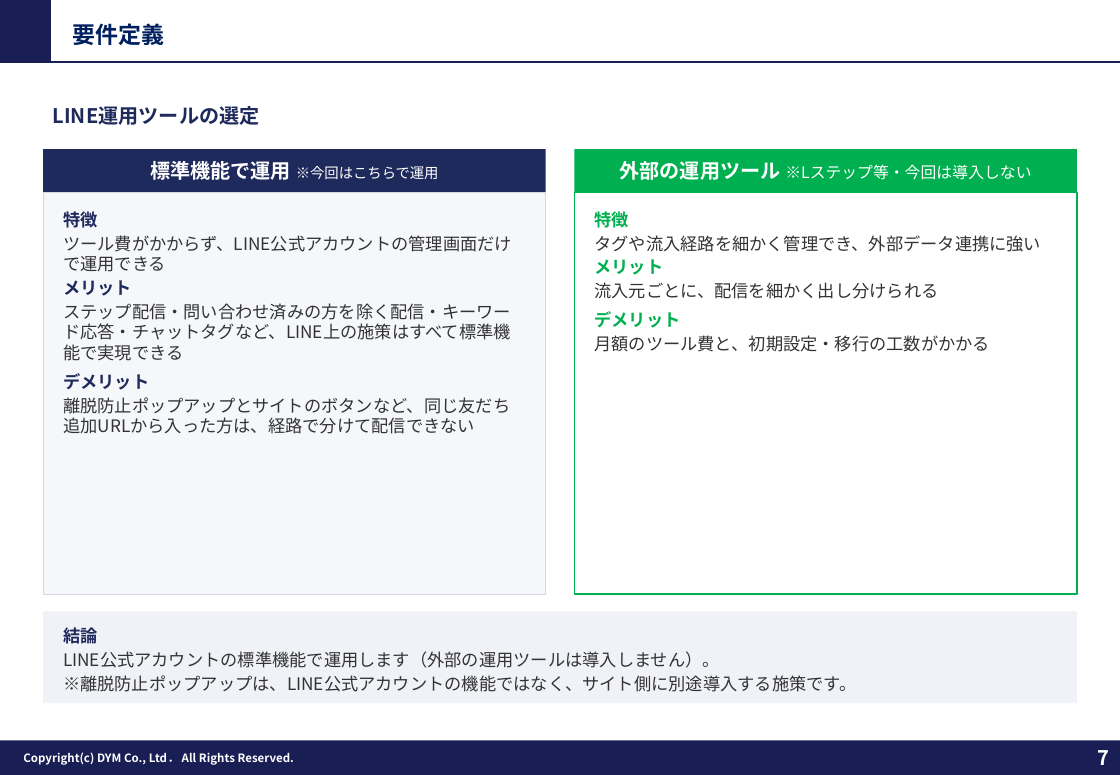
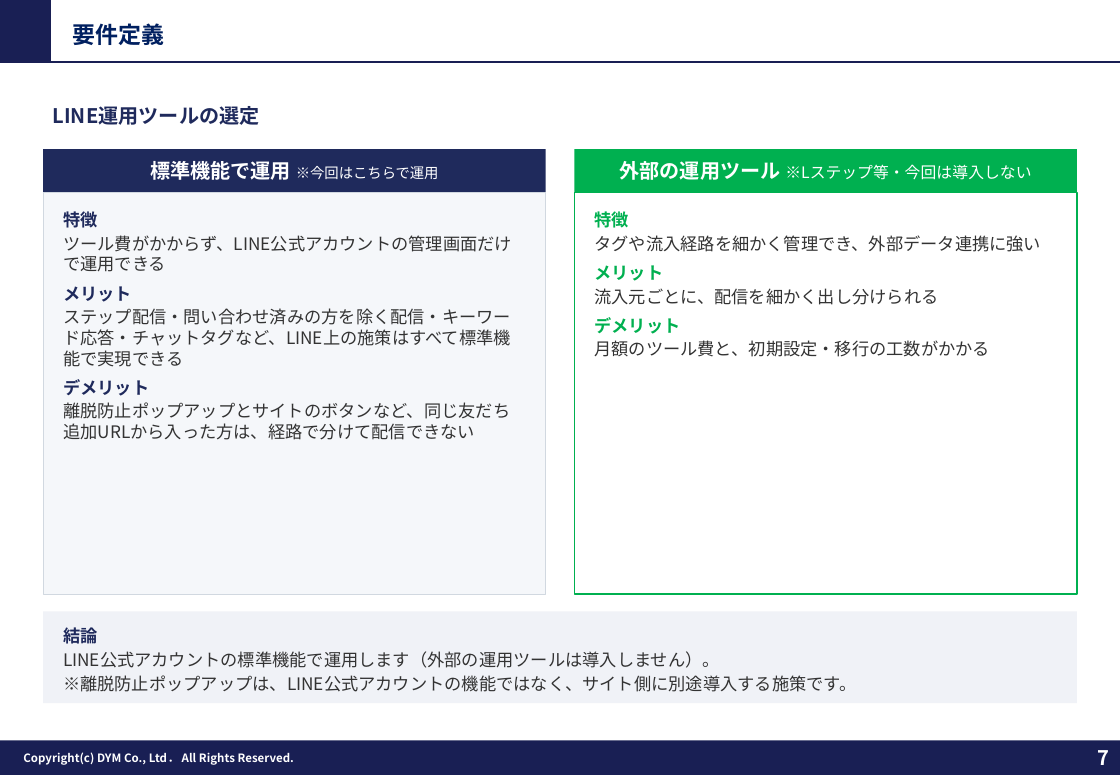
Before and after one commit to tonomura-r-dev/folder, a slide deck: slide 7 of 202609_株式会社あらうち御中_LINE公式アカウント運用のご提案_S1-17修正.pptx. Drawn at 1120x775 pixels with LibreOffice and Linux fonts; fonts in the diff are those of the drawing; background and template pictures are left out. Boxes give left, top, right and bottom in pixels: in the first picture for what was removed or moved away, otherwise in the second. Text is boxed around its words. In the diff, an @@ line names an element or a change of style, - is before the commit and + after.

```diff
--- a/202609_株式会社あらうち御中_LINE公式アカウント運用のご提案_S1-17修正.pptx
+++ b/202609_株式会社あらうち御中_LINE公式アカウント運用のご提案_S1-17修正.pptx
@@ text in rectangle at (x1=594, y1=265, x2=663, y2=281): more space between paragraphs @@
@@ text in rectangle at (x1=63, y1=286, x2=132, y2=302): more space between paragraphs @@
```
Also in this commit, not shown: 10 other slides changed, 2 other files.
